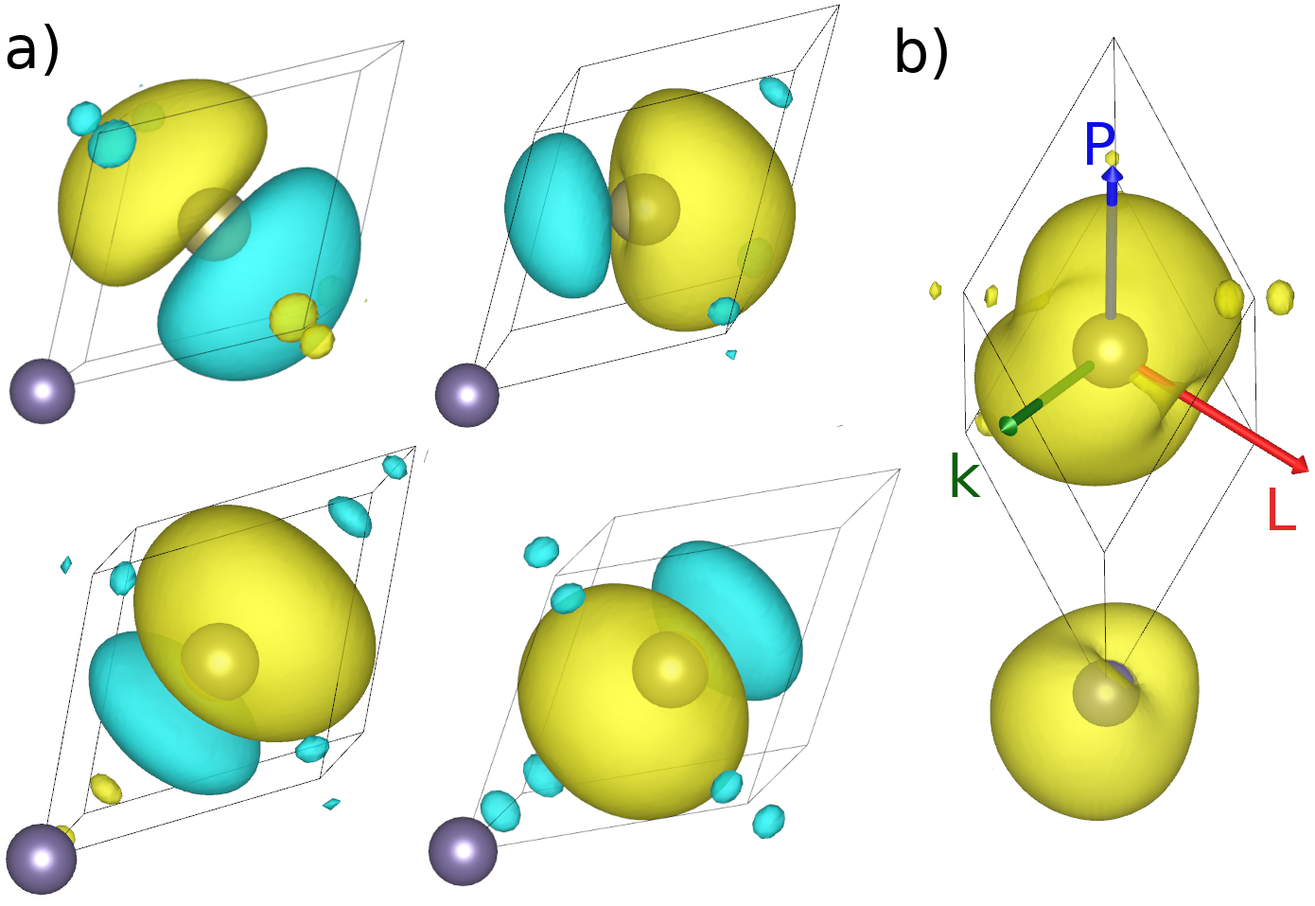
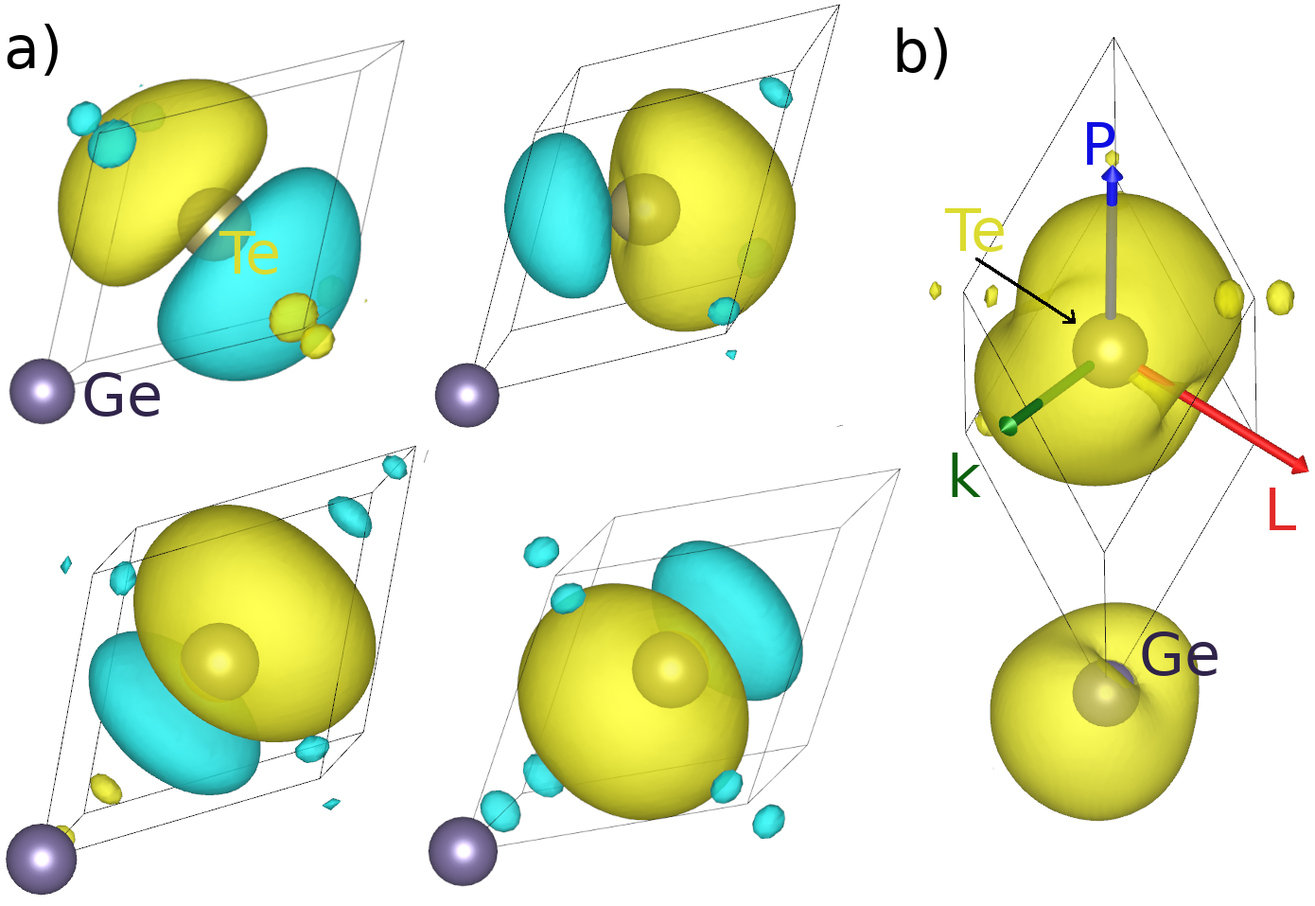
Comparing the layer stacks of the two (1315, 906) images. Changes:
added layer "Ge #1" above "Ge" over [1142, 631, 1218, 676]
added layer "Ge" above "Te #1" over [84, 371, 160, 417]
added layer "Te #1" above "Te" over [944, 208, 1005, 252]
added layer "Te" above "a)" over [218, 230, 279, 275]
painted on "2021-01-14T10:13:04+01:00.png" over [975, 257, 1077, 324]
